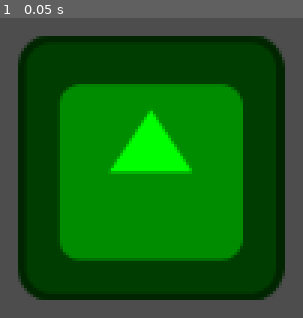
Above: before the commit, frame 1.
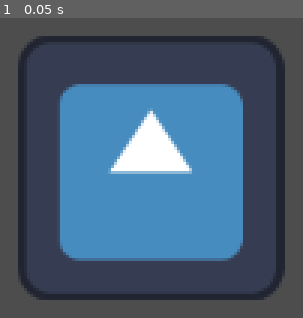
Above: after the commit, the same moment.

Repository: aryuserious/testing-godot-with-git
Game: Godot game, scene res://world.tscn
Same seed, same stepped clock (60 frames per second), same inputs: the game is played once before the commit and once after it. The engine's default icon, where the game draws it, is replaced by a stand-in: a white triangle on a blue panel in a dark square.
Inputs:
- Up to frame 1 (0.05 s): no input

The runs differ from the first frame. In frame 1, 77% of the frame differs, in the area x 5-95%, y 6-94%.

Commit message:
make main guy normal color

Diff:
--- a/world.tscn
+++ b/world.tscn
@@ -9,4 +9,3 @@
 position = Vector2(539, 301)
 texture = ExtResource("1_w8roa")
 script = ExtResource("2_gku2u")
-color = 2
